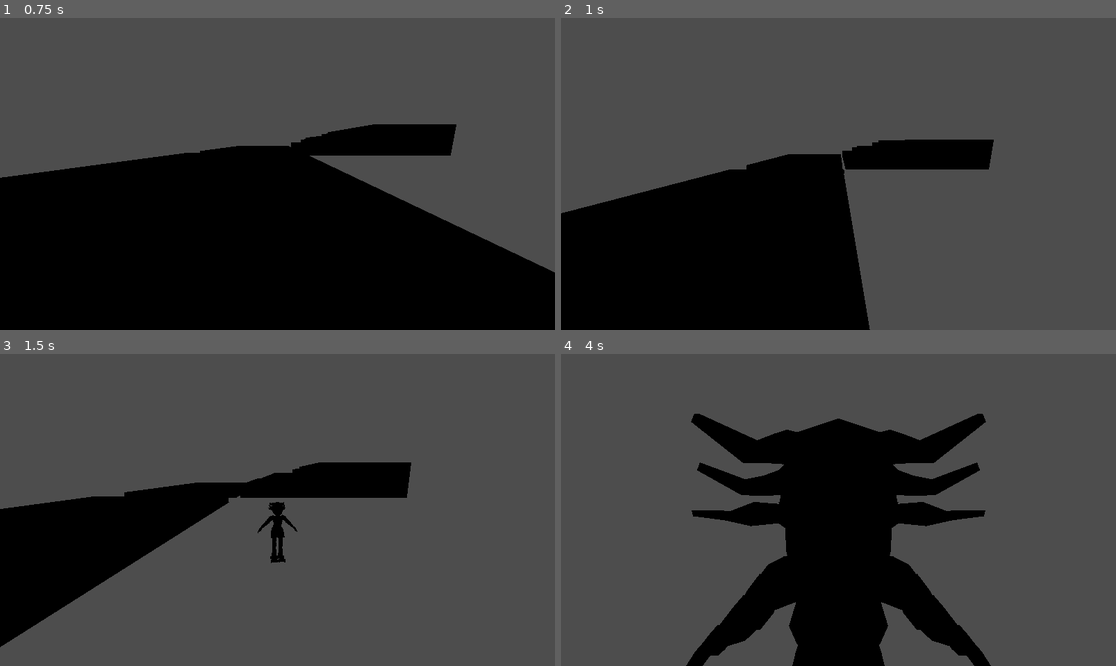
Above: before the commit, frames 1-4 (two rows, left to right).
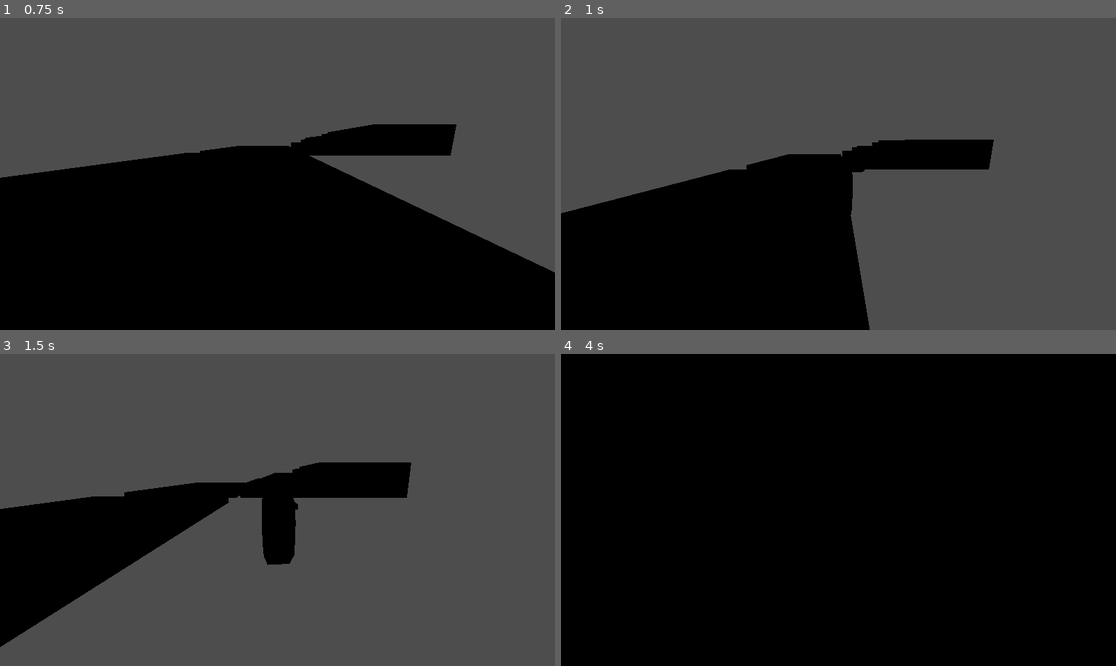
Above: after the commit, the same moments.

Repository: AceLazer/rush-riders
Game: Godot game, scene res://game.tscn
The game is run twice, just before and just after one commit, with the same random seed, the same clock (stepped at 60 frames per second) and the same inputs.
Inputs (mouse positions are in pixels of both pictures, inside the frame that each line leads up to):
- Up to frame 1 (0.75 s): tap Enter at 0.5 s; move the mouse to (399, 158) at 0.52 s; hold D (move_right) from 0.53 s (still down); hold Shift (boost) from 0.53 s (still down)
- Up to frame 2 (1 s): keep holding D (move_right); keep holding Shift (boost); tap Space (jump) at 0.77 s
- Up to frame 3 (1.5 s): move the mouse to (166, 525) at 1.27 s; release D (move_right) at 1.28 s; release Shift (boost) at 1.28 s; hold S (move_down) from 1.28 s (still down); click (166, 525) at 1.35 s
- Up to frame 4 (4 s): tap Space (jump) at 1.52, 3.02, 3.5, 3.77 s; move the mouse to (849, 503) at 2.02 s; release S (move_down) at 2.03 s; hold Shift (boost) 2.03-2.78 s; hold W (move_up) from 2.03 s (still down); move the mouse to (832, 516) at 2.77 s; click (832, 516) at 2.85 s; move the mouse to (877, 513) at 3.52 s; hold Shift (boost) from 3.53 s (still down)

Frame 1 is identical in both runs. In frame 2, 0.2% of the frame differs, in the area x 50-55%, y 44-64%; in frame 3, 0.8%; in frame 4, 76%, in the area x 0-100%, y 0-100%.

Commit message:
Replaced axia with placeholder Capsule Guy!
Instead of using Axia as my placeholder character, switched out model with "capsule guy" model with hat on the front so I can tell which way they are facing.

Diff:
--- a/models/player_3d.gd
+++ b/models/player_3d.gd
@@ -35,7 +35,7 @@
 
 @onready var _camera_pivot: Node3D = %CameraPivot #the node the camera pivots on
 @onready var _camera: Camera3D = %Camera3D #the camera itself
-@onready var _skin: Node3D = %axiaSkin # the model/skin
+@onready var _skin: Node3D = %capsuleGuy # the model/skin
 
 func _ready() -> void:
 	_base_fov = _camera.fov
--- a/models/player_3d.tscn
+++ b/models/player_3d.tscn
@@ -1,23 +1,23 @@
 [gd_scene load_steps=5 format=3 uid="uid://dyjcrljjr0tcv"]
 
-[ext_resource type="PackedScene" uid="uid://cnygpebovmiob" path="res://models/texturedRiggedAxia.fbx" id="1_5wjm4"]
 [ext_resource type="Script" uid="uid://byqbkxqdyafit" path="res://models/player_3d.gd" id="1_ca1jw"]
+[ext_resource type="PackedScene" uid="uid://cmeknxephyw8l" path="res://models/capsuleGuy.glb" id="2_ca1jw"]
 
 [sub_resource type="CapsuleShape3D" id="CapsuleShape3D_3swsy"]
-radius = 0.20410156
-height = 0.96313477
+radius = 0.26367188
+height = 1.144165
 
 [sub_resource type="SphereShape3D" id="SphereShape3D_ca1jw"]
 
 [node name="Player3D" type="CharacterBody3D"]
 script = ExtResource("1_ca1jw")
 
-[node name="axiaSkin" parent="." instance=ExtResource("1_5wjm4")]
+[node name="capsuleGuy" parent="." instance=ExtResource("2_ca1jw")]
 unique_name_in_owner = true
-transform = Transform3D(-0.225, 0, 1.9670125e-08, 0, 0.225, 0, -1.9670125e-08, 0, -0.225, 0, 0, 0)
+transform = Transform3D(0.495, 0, 0, 0, 0.495, 0, 0, 0, 0.495, 0, 0, 0)
 
 [node name="CollisionShape3D" type="CollisionShape3D" parent="."]
-transform = Transform3D(1, 0, 0, 0, 1, 0, 0, 0, 1, 0, 0.44780296, 0)
+transform = Transform3D(1, 0, 0, 0, 1, 0, 0, 0, 1, 0, 0.5383181, 0)
 shape = SubResource("CapsuleShape3D_3swsy")
 
 [node name="CameraPivot" type="Node3D" parent="."]
Binary file added: models/capsuleGuy.glb
Not shown, changed: models/capsuleGuy.glb.import
Binary file removed: models/texturedRiggedAxia.fbx
Binary file removed: models/texturedRiggedAxia_0.png
Not shown, removed: models/texturedRiggedAxia_0.png.import
